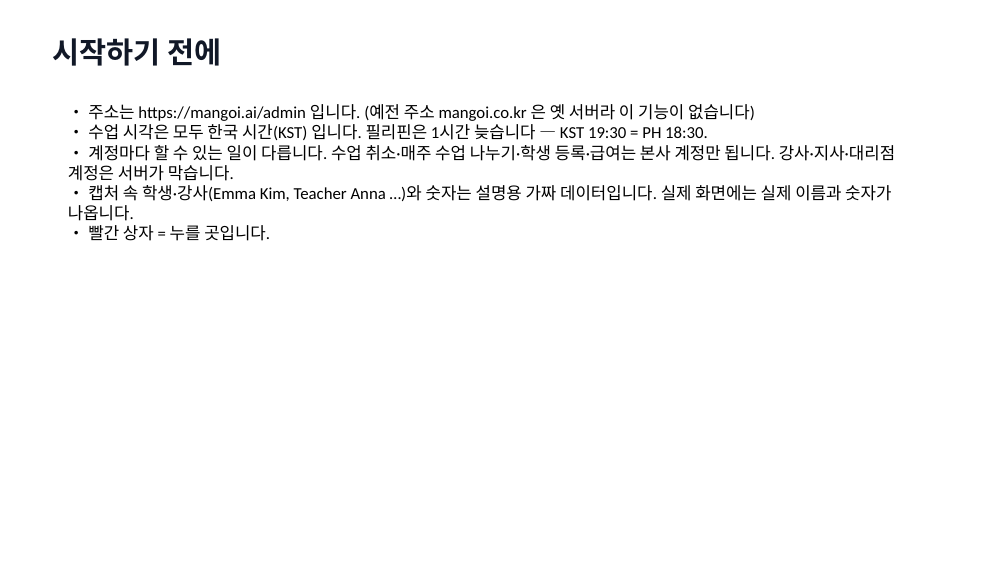
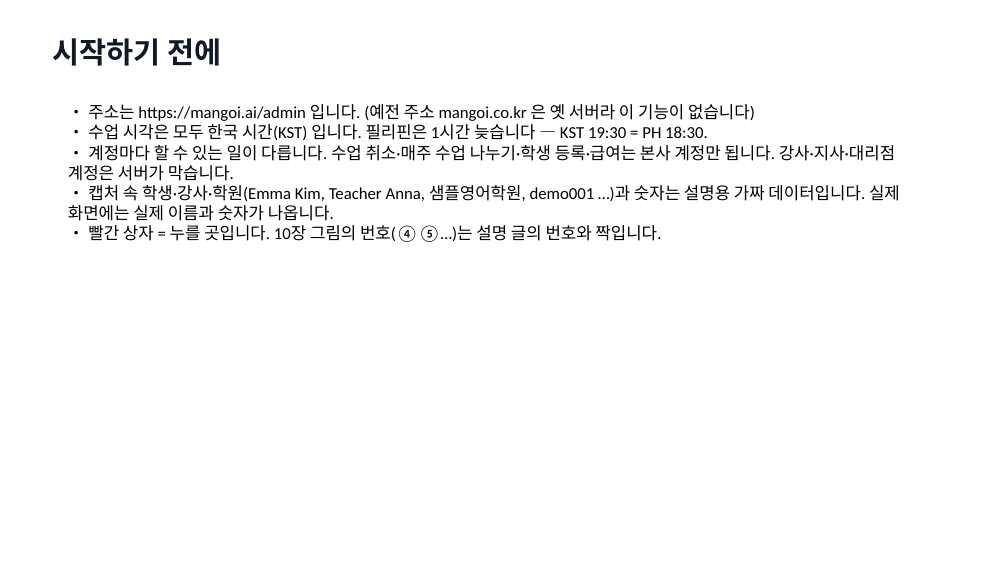
Before and after one commit to navy111p-sudo/mangoiweb, a slide deck: slide 3 of cloudflare-deploy/public/library/admin/admin-kr.pptx. Drawn at 1008x567 pixels with LibreOffice and Linux fonts; fonts in the diff are those of the drawing. Boxes give left, top, right and bottom in pixels: in the first picture for what was removed or moved away, otherwise in the second. Text is boxed around its words. In the diff, an @@ line names an element or a change of style, - is before the commit and + after.

```diff
--- a/cloudflare-deploy/public/library/admin/admin-kr.pptx
+++ b/cloudflare-deploy/public/library/admin/admin-kr.pptx
@@ text at bbox=[68, 185, 900, 242]: text changed @@
-• 캡처 속 학생·강사(Emma Kim, Teacher Anna …)와 숫자는 설명용 가짜 데이터입니다. 실제 화면에는 실제 이름과 숫자가 나옵니다.
-• 빨간 상자 = 누를 곳입니다.
+• 캡처 속 학생·강사·학원(Emma Kim, Teacher Anna, 샘플영어학원, demo001 …)과 숫자는 설명용 가짜 데이터입니다. 실제 화면에는 실제 이름과 숫자가 나옵니다.
+• 빨간 상자 = 누를 곳입니다. 10장 그림의 번호(④⑤…)는 설명 글의 번호와 짝입니다.
```
Also in this commit, not shown: 2 other slides changed, 7 slides added, 21 other files.
